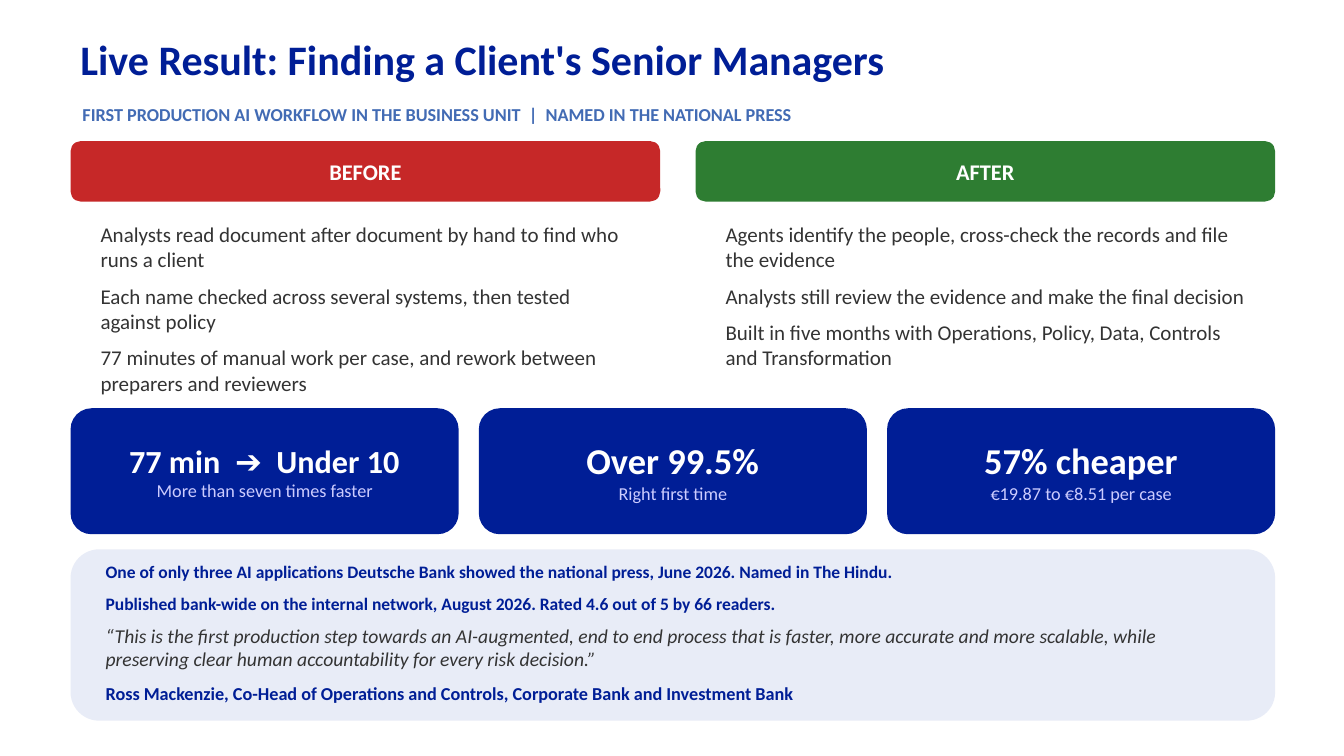
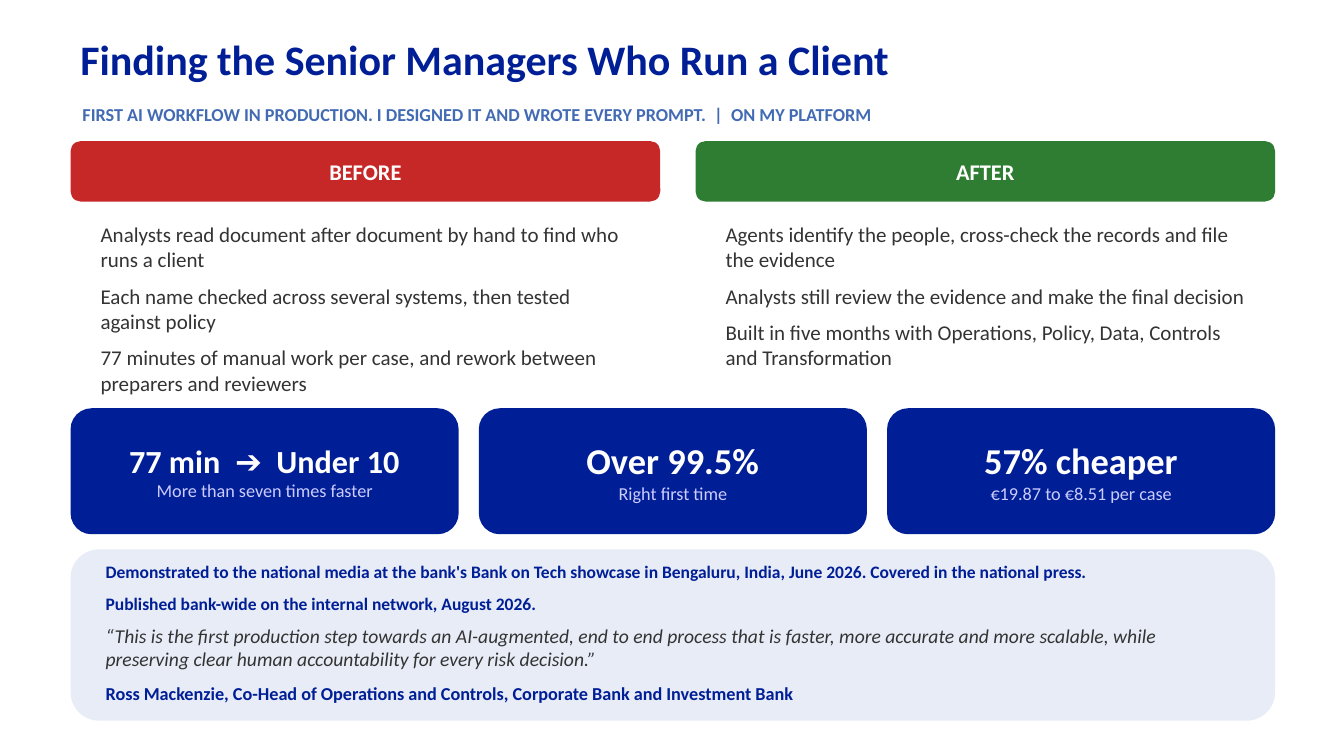
Before and after one commit to Eainde/promo, a slide deck: slide 4 of second_round/promotion_presentation_second_round.pptx. Drawn at 1344x756 pixels with LibreOffice and Linux fonts; fonts in the diff are those of the drawing. Boxes give left, top, right and bottom in pixels: in the first picture for what was removed or moved away, otherwise in the second. Text is boxed around its words. In the diff, an @@ line names an element or a change of style, - is before the commit and + after.

```diff
--- a/second_round/promotion_presentation_second_round.pptx
+++ b/second_round/promotion_presentation_second_round.pptx
@@ text at [80, 45, 889, 82]: text changed @@
-Live Result: Finding a Client's Senior Managers
+Finding the Senior Managers Who Run a Client
@@ text at [82, 109, 872, 121]: text changed @@
-FIRST PRODUCTION AI WORKFLOW IN THE BUSINESS UNIT | NAMED IN THE NATIONAL PRESS
+FIRST AI WORKFLOW IN PRODUCTION. I DESIGNED IT AND WROTE EVERY PROMPT. | ON MY PLATFORM
@@ text at [106, 565, 1086, 581]: text changed @@
-One of only three AI applications Deutsche Bank showed the national press, June 2026. Named in The Hindu.
+Demonstrated to the national media at the bank's Bank on Tech showcase in Bengaluru, India, June 2026. Covered in the national press.
@@ text at [106, 597, 536, 613]: text changed @@
-Published bank-wide on the internal network, August 2026. Rated 4.6 out of 5 by 66 readers.
+Published bank-wide on the internal network, August 2026.
```
Also in this commit, not shown: 3 other slides changed, 7 other files.
